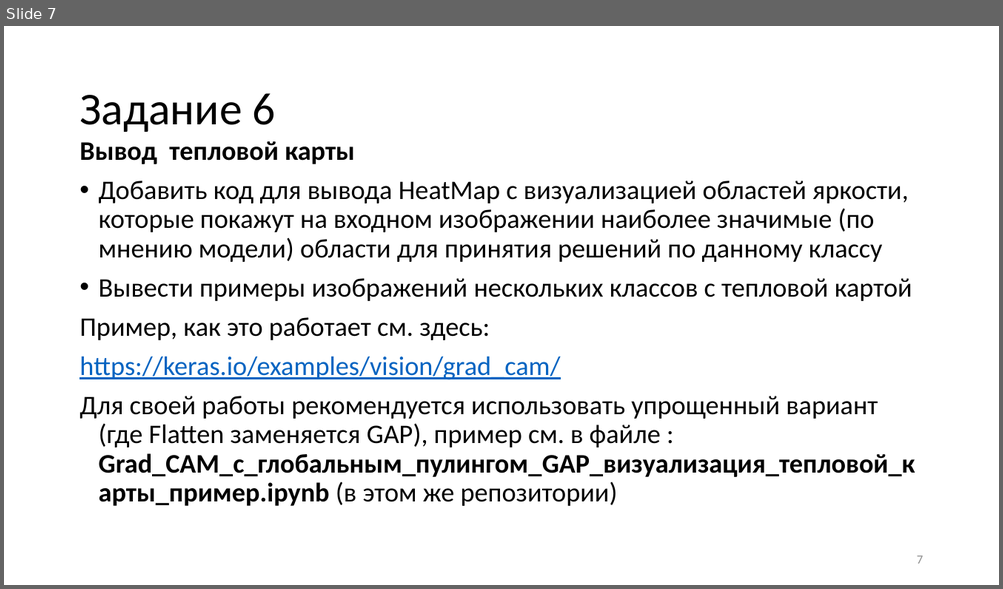
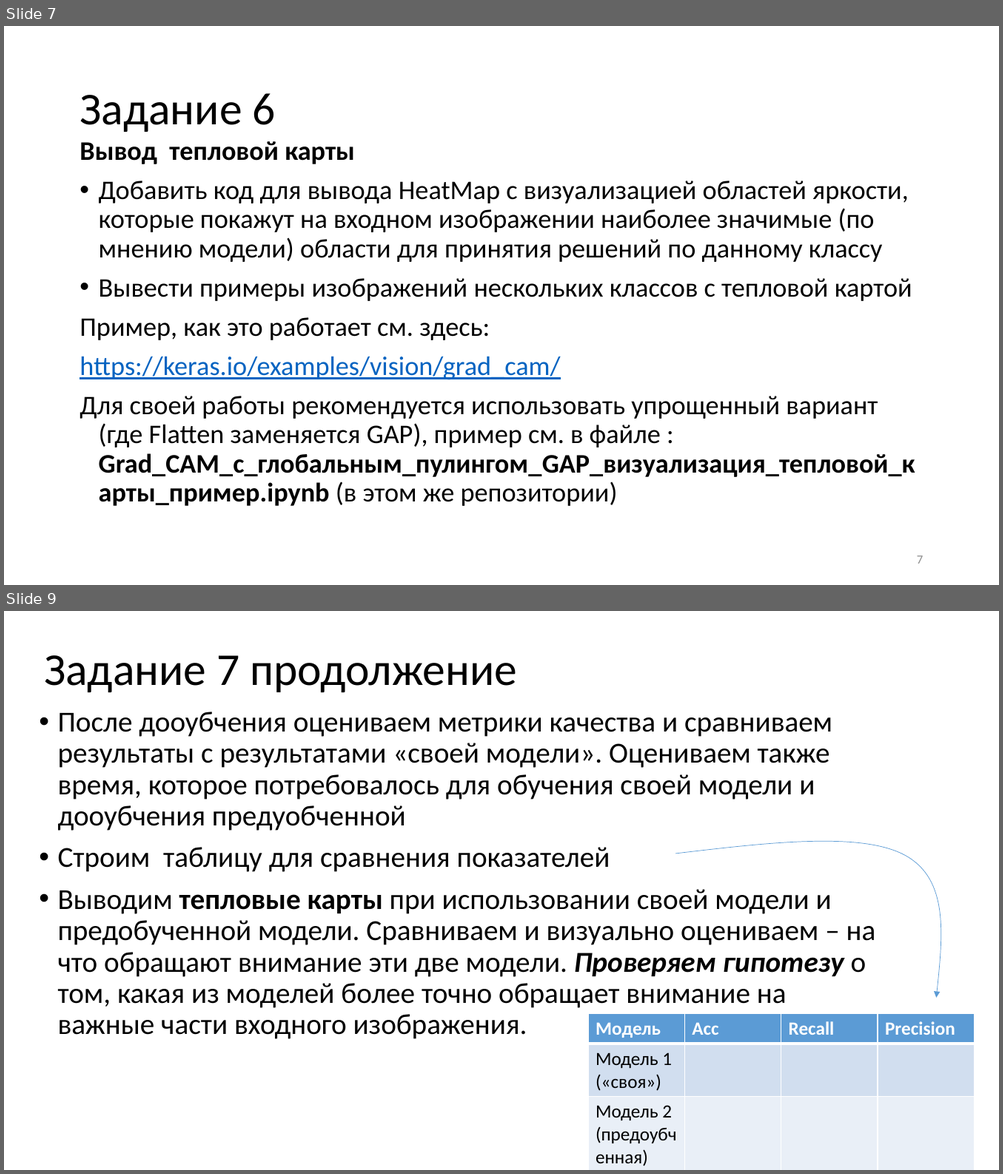
Before and after one commit to itc202/praktik, a slide deck: Нейросети_2024_практические_less2.pptx. Shown one above the other, each under a label of ours: slide 7 before the commit, slides 7 and 9 after it; the slides between them are not shown. The pictures are 1003x589 and 1003x1174 pixels, drawn with LibreOffice and Linux fonts; fonts in the diff are those of the drawing. Boxes give left, top, right and bottom in pixels: in the first picture for what was removed or moved away, otherwise in the second. Text is boxed around its words. In the diff, an @@ line names an element or a change of style, - is before the commit and + after.

```diff
--- a/Нейросети_2024_практические_less2.pptx
+++ b/Нейросети_2024_практические_less2.pptx
@@ slide 9 added at <box>4,611,999,1170</box>, background #FFFFFF @@
@@ title added at <box>44,655,517,692</box>, 44 pt, text #000000 @@
+Задание 7 продолжение
@@ text added at <box>58,712,876,1039</box>, 28 pt, text #000000 @@
+• После дооубчения оцениваем метрики качества и сравниваем результаты с результатами «своей модели». Оцениваем также время, которое потребовалось для обучения своей модели и дооубчения предуобченной
+• Строим таблицу для сравнения показателей
+• Выводим тепловые карты при использовании своей модели и предобученной модели. Сравниваем и визуально оцениваем – на что обращают внимание эти две модели. Проверяем гипотезу о том, какая из моделей более точно обращает внимание на важные части входного изображения.
@@ freeform shape added at <box>675,832,948,998</box>, outline #5B9BD5 0.5 pt @@
@@ table added at <box>588,1014,973,1170</box>, 3 rows, 4 columns @@
+Модель | Acc | Recall | Precision
+Модель 1 («своя») |  |  | 
+Модель 2 (предоубченная) |  |  | 
```
Also in this commit, not shown: 3 other slides added.
